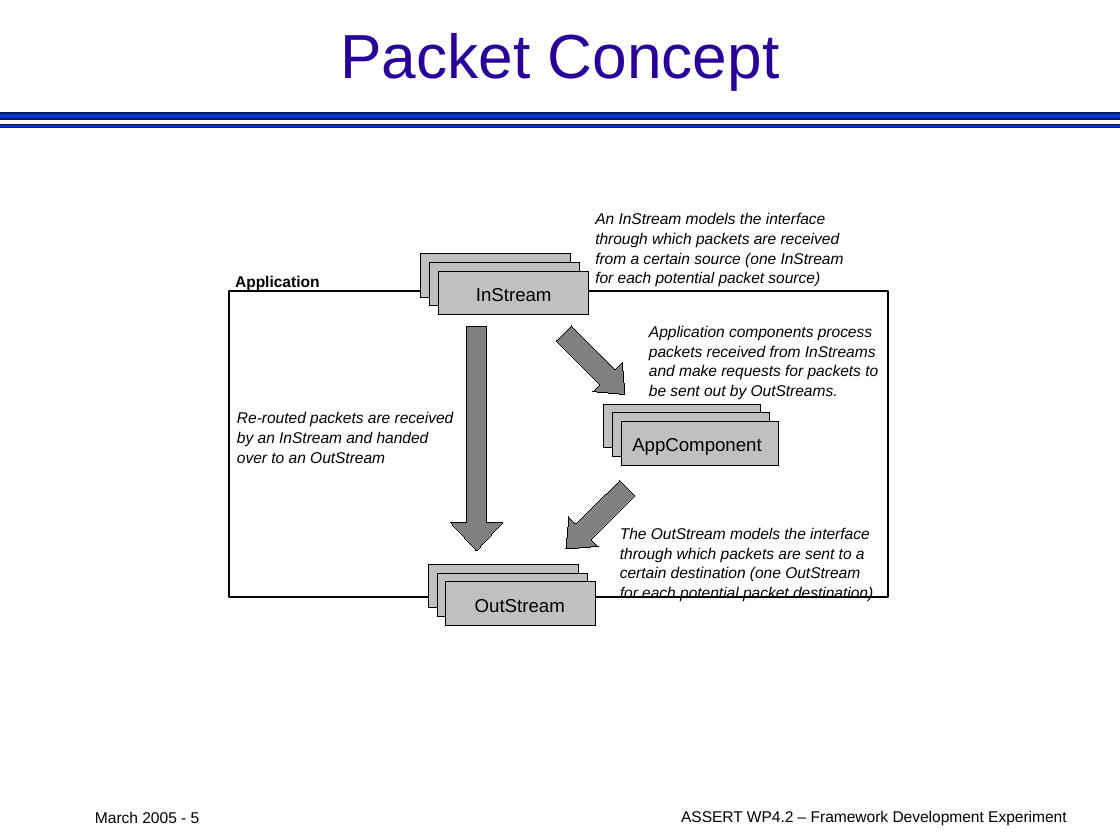
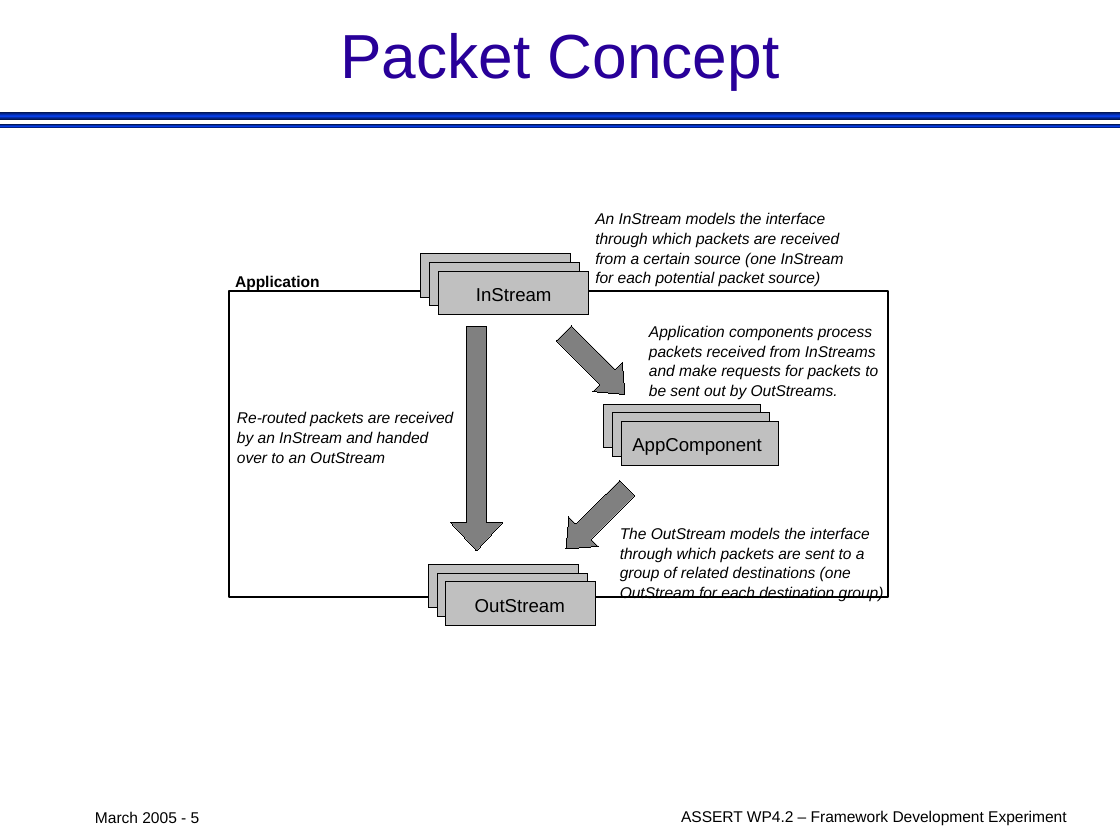
Before and after one commit to pnp-software/cordetfw, a slide deck: slide 5 of doc/odp/Figures.odp. Drawn at 1120x840 pixels with LibreOffice and Linux fonts; fonts in the diff are those of the drawing. Boxes give left, top, right and bottom in pixels: in the first picture for what was removed or moved away, otherwise in the second. Text is boxed around its words. In the diff, an @@ line names an element or a change of style, - is before the commit and + after.

Commit message:
Update of OutStream logic

```diff
--- a/doc/odp/Figures.odp
+++ b/doc/odp/Figures.odp
@@ text at (620,566,884,601): text changed @@
-certain destination (one OutStream
-for each potential packet destination)
+group of related destinations (one
+OutStream for each destination group)
```
Also in this commit, not shown: 1 other slide changed, 7 other files.
